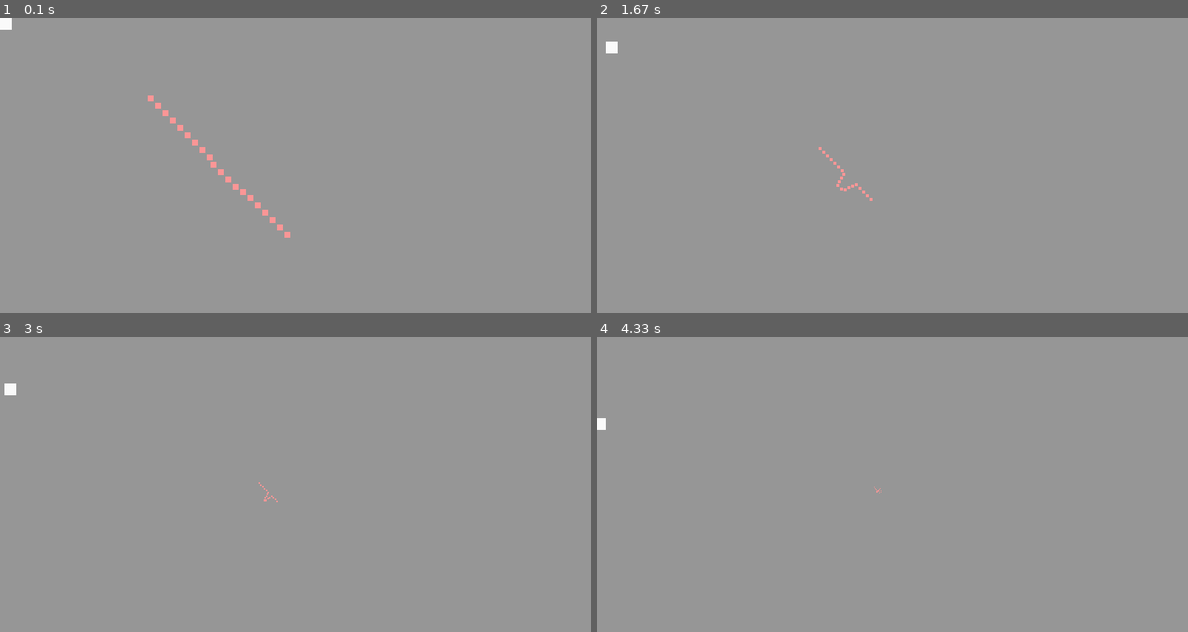
Above: before the commit, frames 1-4 (two rows, left to right).
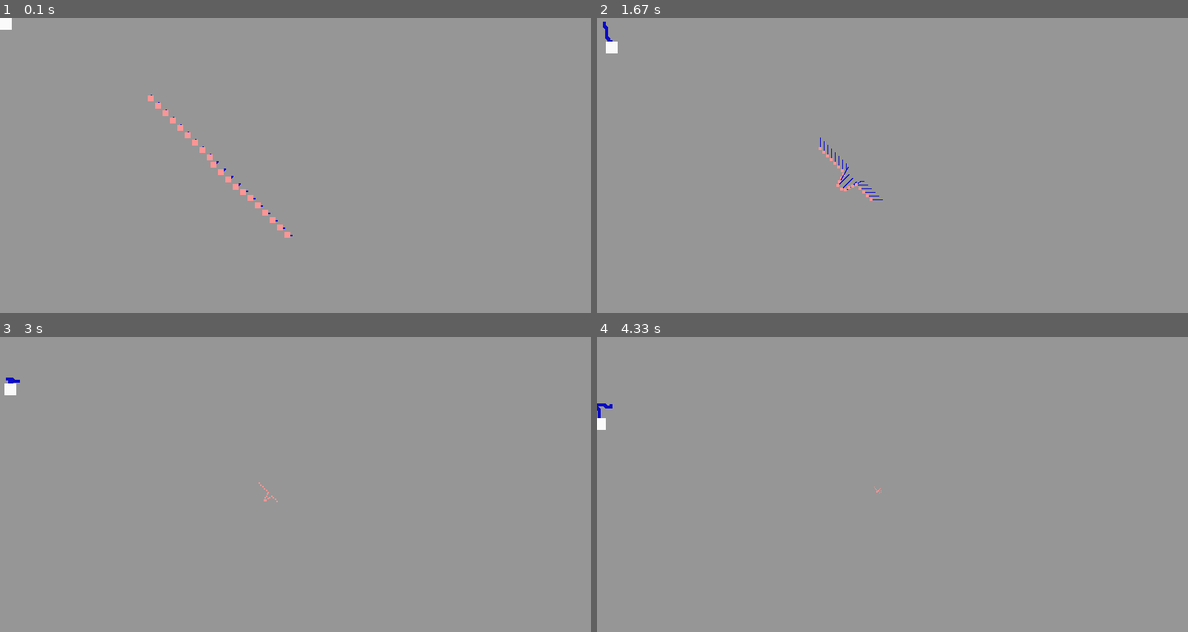
Above: after the commit, the same moments.

Repository: matuqam/pygame_spawning
Game: pygame game, started from main.py
Two runs of this game, one before a commit and one after it. Both use one fixed random seed, a clock stepped at 60 frames per second and the inputs below.
Inputs:
- Up to frame 1 (0.1 s): no input
- Up to frame 2 (1.67 s): tap K at 0.33 s; hold D 0.67-1.13 s; tap F at 0.73, 1.03, 1.23, 1.57 s; tap E at 0.82 s; hold W 1.17-1.47 s; tap U at 1.32 s; hold D from 1.5 s (still down)
- Up to frame 3 (3 s): tap F at 1.87, 2.07, 2.4, 2.8 s; release D at 1.97 s; hold S 2-2.3 s; tap E at 2.15 s; hold W 2.33-2.7 s; tap U at 2.48 s; hold D from 2.73 s (still down)
- Up to frame 4 (4.33 s): tap F at 3.1, 3.47, 3.87, 4.17 s; release D at 3.37 s; hold S 3.4-3.77 s; tap E at 3.55 s; hold D 3.8-4.27 s; tap U at 3.95 s; hold W from 4.3 s (still down)

The runs differ from the first frame. In frame 1, less than 0.1% of the frame differs, in the area x 25-50%, y 26-74%; in frame 2, 0.1%, in the area x 1-49%, y 1-62%; in frame 3, less than 0.1%; in frame 4, less than 0.1%.

Commit message:
Entities now can leave trail on path

Diff:
--- a/engine.py
+++ b/engine.py
@@ -145,15 +145,29 @@
         self.speed = speed
         self.movement = Vector2d(x=0,y=0)
         self.destinations = []
+        self.previous_pos = []
 
     def _has_destination(self):
         return len(self.destinations) > 0
 
+    def position(self):
+        return Vector2d(self.rect.x, self.rect.y)
+
+    def pos_center(self):
+        return Vector2d(self.rect.centerx, self.rect.centery)
+
+    def _draw_position_trail(self):
+        self.previous_pos.append(self.pos_center())
+        for pos in self.previous_pos[-60:]:
+            pygame.draw.rect(camera.surface, BLUE, camera_draw(camera, Rect(pos.x, pos.y, 4, 4), self.parallax))
+
     def move(self, movement:Vector2d=None):
         '''
         movement: Vector2d
             allows to temporarly override the Entitys stored movement vector.
         '''
+        self._draw_position_trail()
+
         if self._has_destination():
             print(f'position (x:{self.rect.x}, y:{self.rect.y}; target: {self.destinations[0]}')
             delta = self.destinations[0] - Vector2d(self.rect.x, self.rect.y)
@@ -189,6 +203,9 @@
         self.shake_unit = 1000
         self.preshake = Vector2d(None, None)
 
+    def position(self):
+        return Vector2d(self.rect.x, self.rect.y)
+
     def move(self, movement:Vector2d=None):
         '''
         Moves the camera. Can be initiated by keyboard events or game events.
--- a/main.py
+++ b/main.py
@@ -34,11 +34,11 @@
         for event in pygame.event.get():
             EventManager.manage_event(event, protagonist)
 
+        display.fill(color=(150,150,150))
+
         camera.move()
         camera.shake()
         # protagonist.move()
-
-        display.fill(color=(150,150,150))
 
         for element in sorted(elements, key=lambda e: e.parallax, reverse=False):
             element.move()
Not shown, changed: README.md
